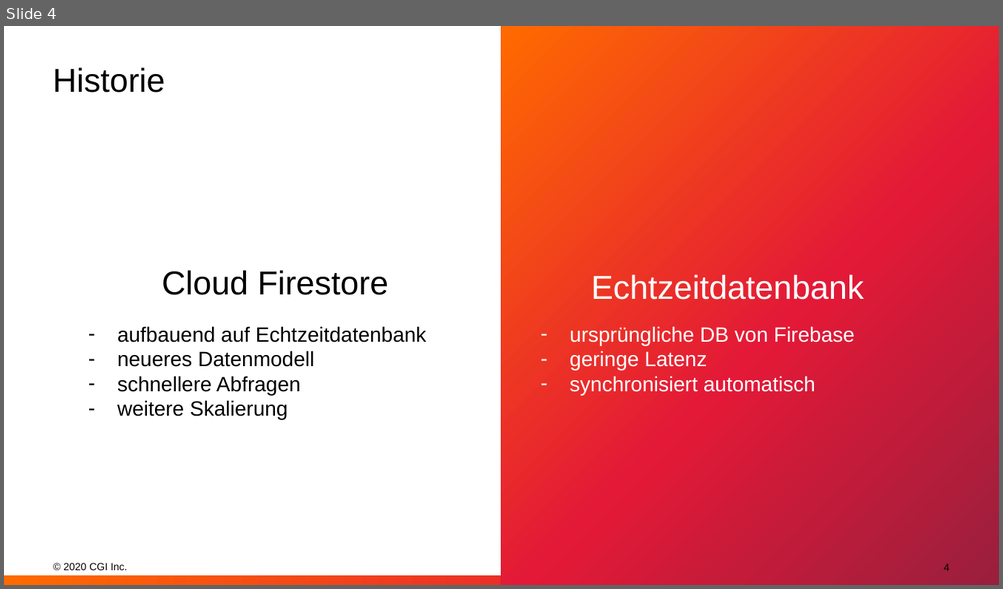
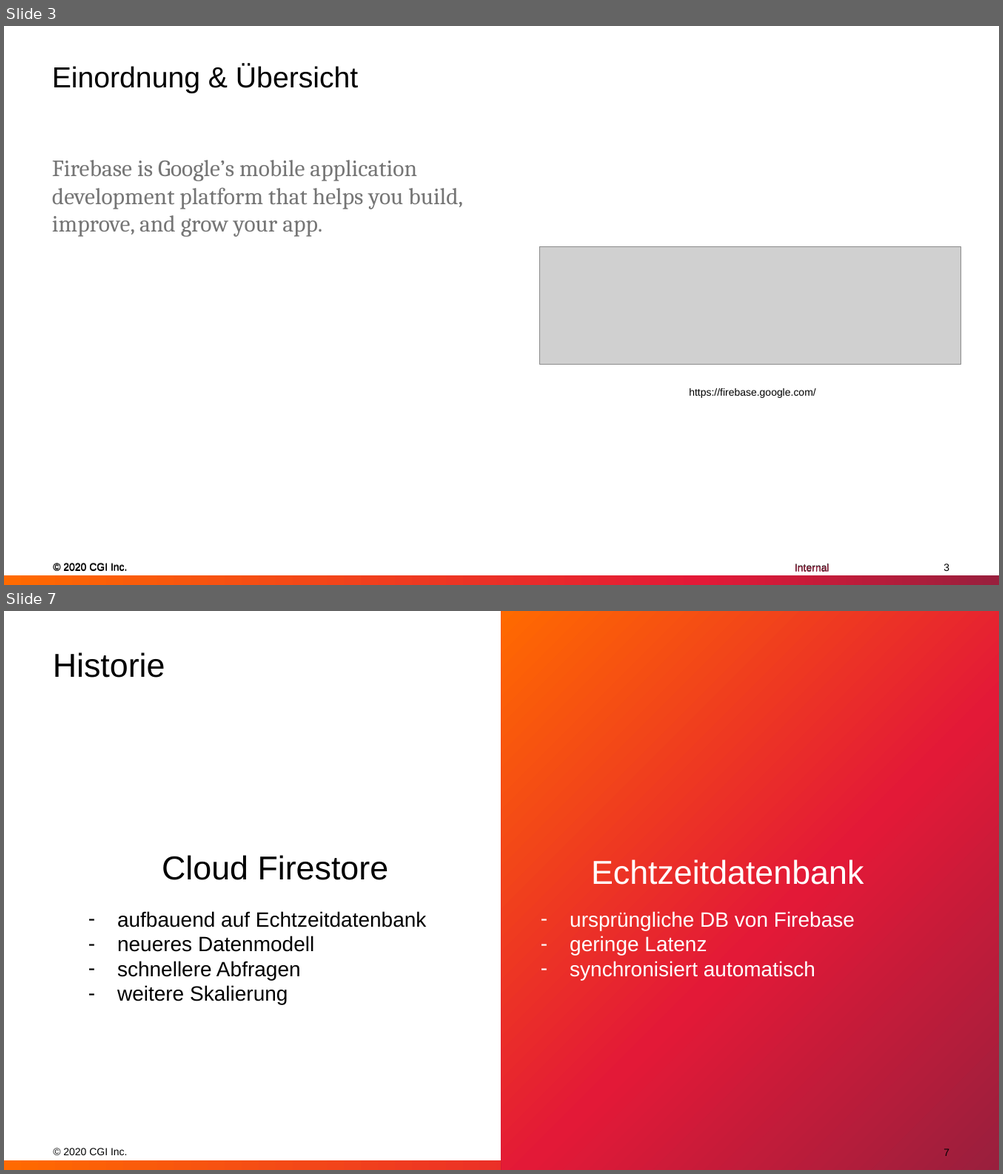
Before and after one commit to MJ7898/workshop_firebase, a slide deck: DBS_Workshop_Firebase.pptx. Shown one above the other, each under a label of ours: slide 4 before the commit, slides 3 and 7 after it; the slides between them are not shown. The pictures are 1003x589 and 1003x1174 pixels, drawn with LibreOffice and Linux fonts; fonts in the diff are those of the drawing; grey boxes stand for pictures. Boxes give left, top, right and bottom in pixels: in the first picture for what was removed or moved away, otherwise in the second. Text is boxed around its words. In the diff, an @@ line names an element or a change of style, - is before the commit and + after.

```diff
--- a/DBS_Workshop_Firebase.pptx
+++ b/DBS_Workshop_Firebase.pptx
@@ slide 3 added at (x1=4, y1=26, x2=999, y2=585), background #FFFFFF; not listed: 2 template elements that a slide beside it also shows @@
@@ title added at (x1=52, y1=64, x2=358, y2=93), 28 pt, text #000000 @@
+Einordnung & Übersicht
@@ text added at (x1=52, y1=160, x2=463, y2=237), 22.5 pt, text #757575 @@
+Firebase is Google’s mobile application development platform that helps you build, improve, and grow your app.
@@ picture added at (x1=540, y1=247, x2=961, y2=366) @@
@@ text added at (x1=688, y1=389, x2=815, y2=398), 10 pt, text #000000 @@
+https://firebase.google.com/
@@ text added at (x1=54, y1=561, x2=210, y2=575), 10 pt, text #000000 @@
+© 2020 CGI Inc.
@@ text added at (x1=753, y1=562, x2=871, y2=577), 10 pt, text #991F3D @@
+Internal
@@ text added at (x1=794, y1=564, x2=829, y2=572), 10 pt, text #000000 @@
+Internal
@@ page number added at (x1=943, y1=564, x2=949, y2=571), 10 pt, text #000000 @@
+3
@@ what was slide 4 is now slide 7 @@
@@ page number at (x1=943, y1=1149, x2=949, y2=1156): text changed @@
-4
+7
```
Also in this commit, not shown: 4 slides changed, 5 other slides added, 2 other files.
